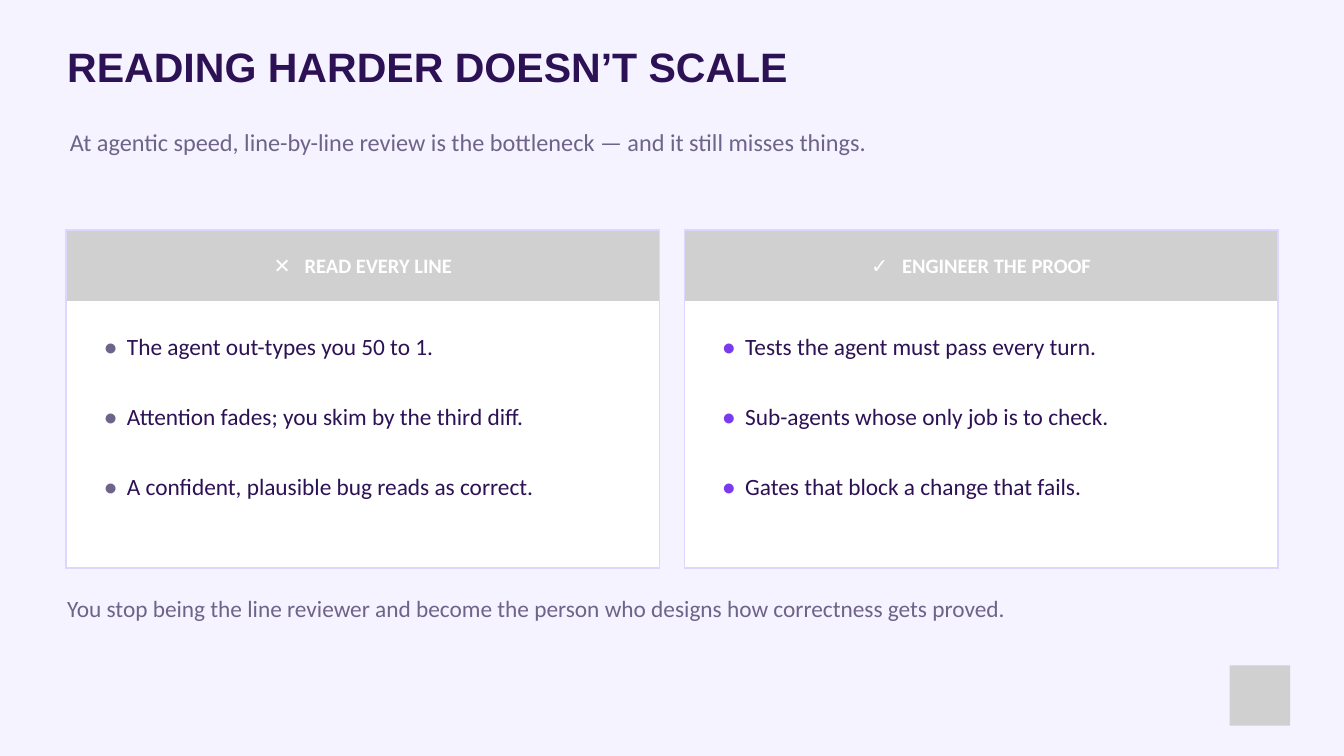
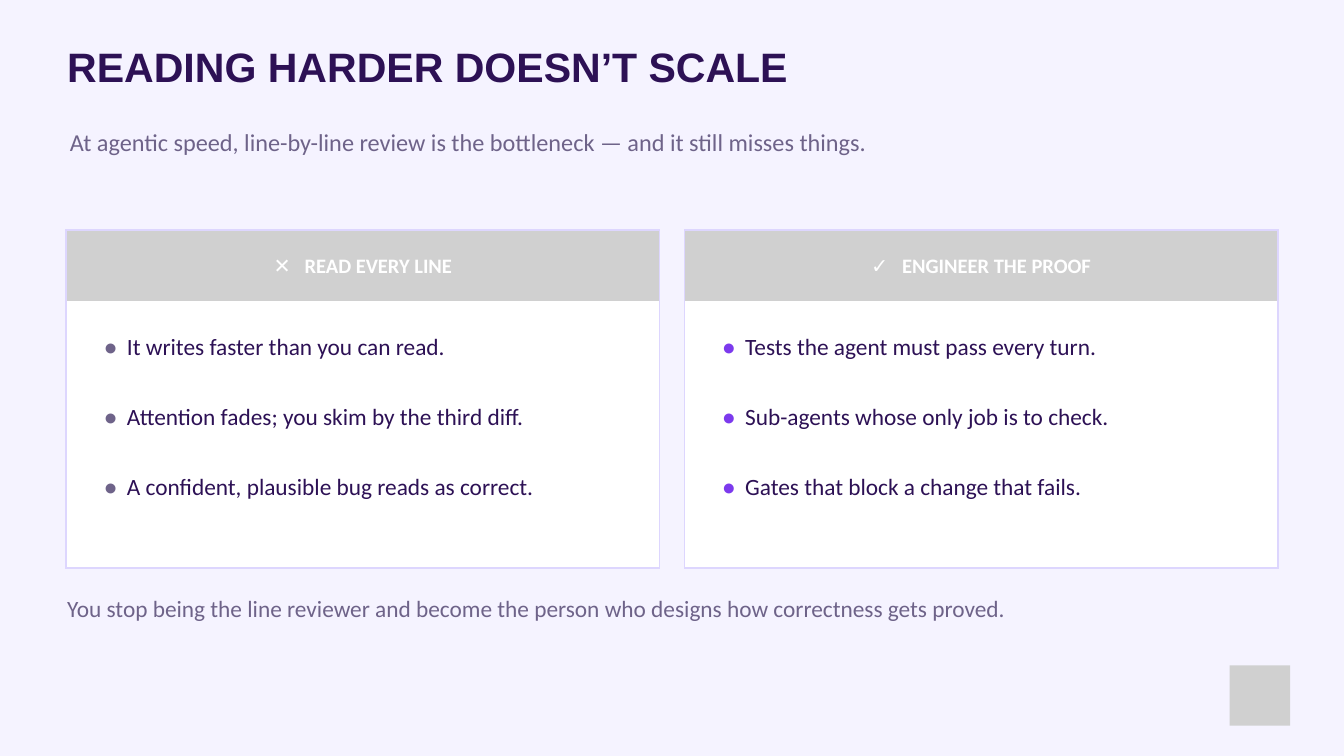
Before and after one commit to paulkeen/tca-habits, a slide deck: slide 56 of docs/Master_Back in the Code.pptx (slide 57 before the commit). Drawn at 1344x756 pixels with LibreOffice and Linux fonts; fonts in the diff are those of the drawing; grey boxes stand for pictures. Boxes give left, top, right and bottom in pixels: in the first picture for what was removed or moved away, otherwise in the second. Text is boxed around its words. In the diff, an @@ line names an element or a change of style, - is before the commit and + after.

```diff
--- a/docs/Master_Back in the Code.pptx
+++ b/docs/Master_Back in the Code.pptx
@@ text at [127,338,445,359]: text changed @@
-• The agent out-types you 50 to 1.
+• It writes faster than you can read.
```
Also in this commit, not shown: 5 other slides changed, 1 slide added, 1 slide removed, 2 other files.
